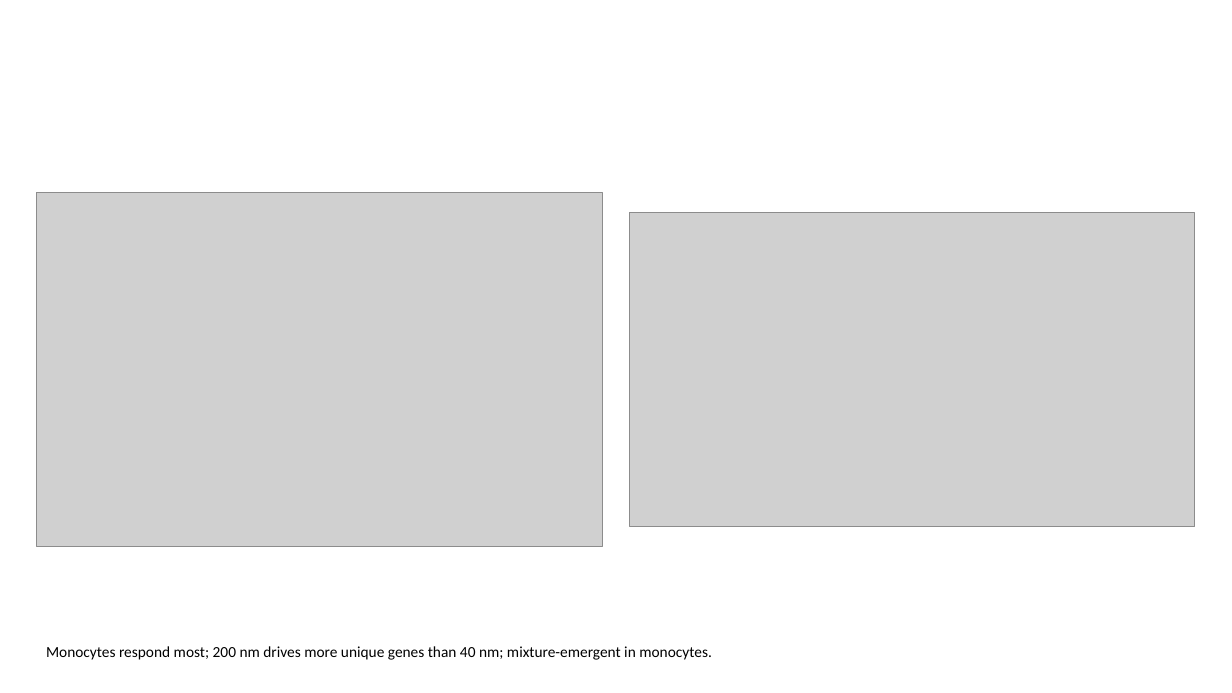
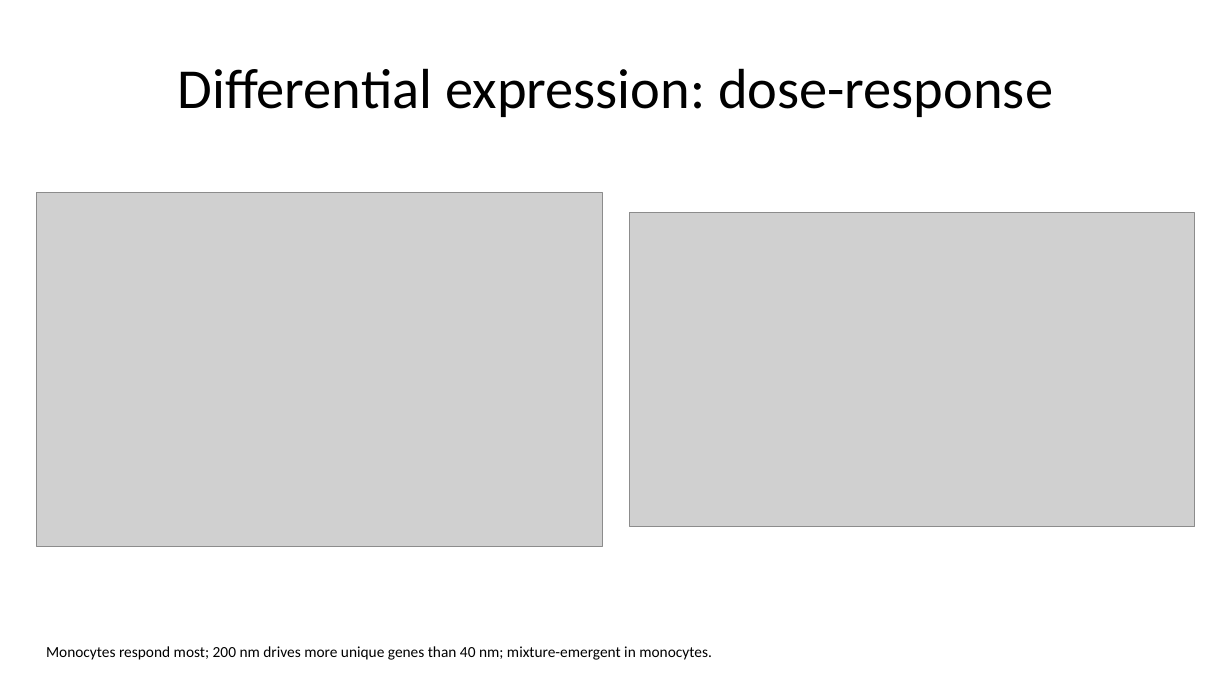
Before and after one commit to MegatronJeremy/ANOA-ANO, a slide deck: slide 9 of results/slides/GI_nanoplastic.pptx. Drawn at 1232x693 pixels with LibreOffice and Linux fonts; fonts in the diff are those of the drawing; grey boxes stand for pictures. Boxes give left, top, right and bottom in pixels: in the first picture for what was removed or moved away, otherwise in the second. Text is boxed around its words. In the diff, an @@ line names an element or a change of style, - is before the commit and + after.

```diff
--- a/results/slides/GI_nanoplastic.pptx
+++ b/results/slides/GI_nanoplastic.pptx
@@ title added at <box>178,68,1053,117</box>, 44 pt, text #000000 @@
+Differential expression: dose-response
```
Also in this commit, not shown: 7 other slides changed, 5 slides added, 5 slides removed, 1 other file.
